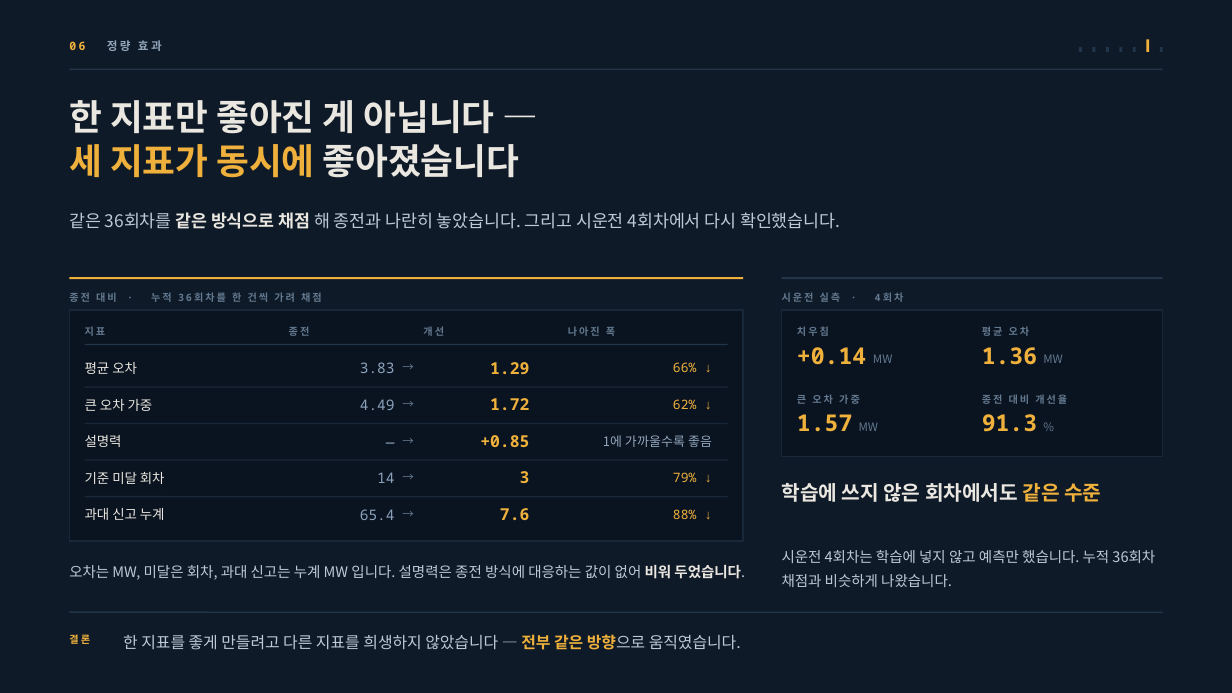
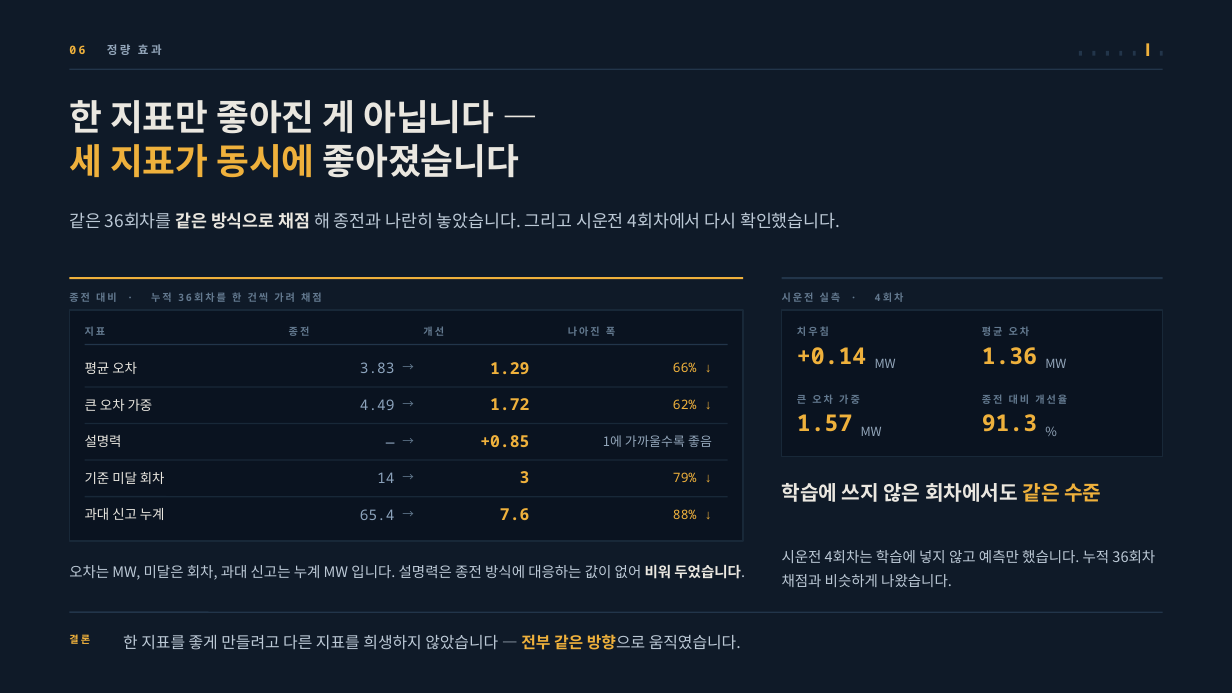
Before and after one commit to jooh-ai/Narae-AI, a slide deck: slide 13 of docs/ppt/위례_공급가능용량_최종발표.pptx. Drawn at 1232x693 pixels with LibreOffice and Linux fonts; fonts in the diff are those of the drawing. Boxes give left, top, right and bottom in pixels: in the first picture for what was removed or moved away, otherwise in the second. Text is boxed around its words. In the diff, an @@ line names an element or a change of style, - is before the commit and + after.

```diff
--- a/docs/ppt/위례_공급가능용량_최종발표.pptx
+++ b/docs/ppt/위례_공급가능용량_최종발표.pptx
@@ 6 rectangles, 1 text: place and size @@
-6 rectangles, 1 text at [69, 40, 1163, 52]
+6 rectangles, 1 text at [69, 44, 1163, 55]
@@ size 9 to 9.8 pt, text colour #63798F to #93A6BA; line spacing 10.8pt to 11.7pt in 4 elements at [875, 359, 896, 368], [1045, 359, 1066, 368], [861, 427, 882, 436], [1045, 423, 1086, 438] @@
```
Also in this commit, not shown: 14 other slides changed.
